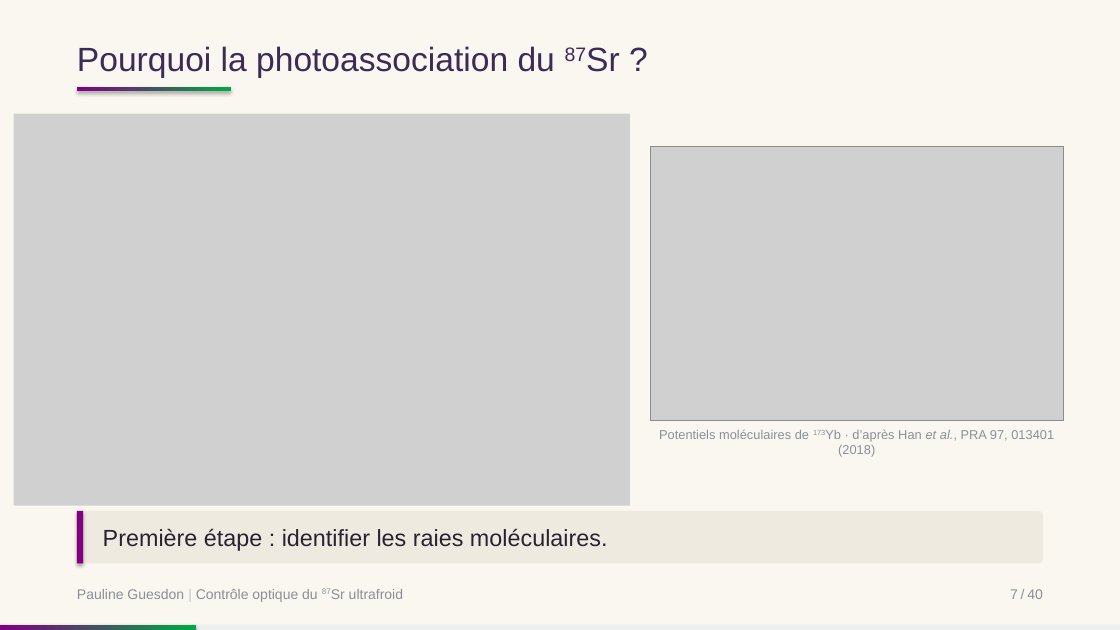
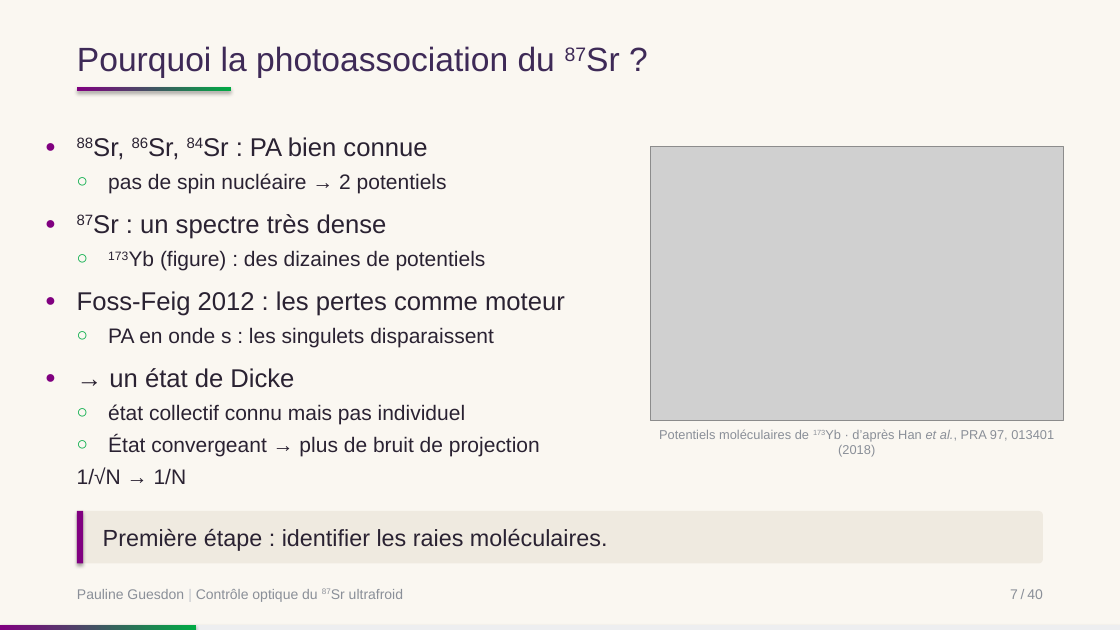
Before and after one commit to PaulineGuesdon/Inchallah-lui-il-marche, a slide deck: slide 11 of Soutenance/soutenance.pptx (slide 10 before the commit). Drawn at 1120x630 pixels with LibreOffice and Linux fonts; fonts in the diff are those of the drawing; grey boxes stand for pictures. Boxes give left, top, right and bottom in pixels: in the first picture for what was removed or moved away, otherwise in the second. Text is boxed around its words. In the diff, an @@ line names an element or a change of style, - is before the commit and + after.

```diff
--- a/Soutenance/soutenance.pptx
+++ b/Soutenance/soutenance.pptx
@@ picture removed at box(13, 113, 630, 506) @@
@@ text added at box(77, 137, 565, 485), 18 pt, text #2A2232 @@
+● 88Sr, 86Sr, 84Sr : PA bien connue
+○ pas de spin nucléaire → 2 potentiels
+● 87Sr : un spectre très dense
+○ 173Yb (figure) : des dizaines de potentiels
+● Foss-Feig 2012 : les pertes comme moteur
+○ PA en onde s : les singulets disparaissent
+● → un état de Dicke
+○ état collectif connu mais pas individuel
+○ État convergeant → plus de bruit de projection
+1/√N → 1/N
```
Also in this commit, not shown: 29 other slides changed, 1 slide added, 2 slides removed, 6 other files.
